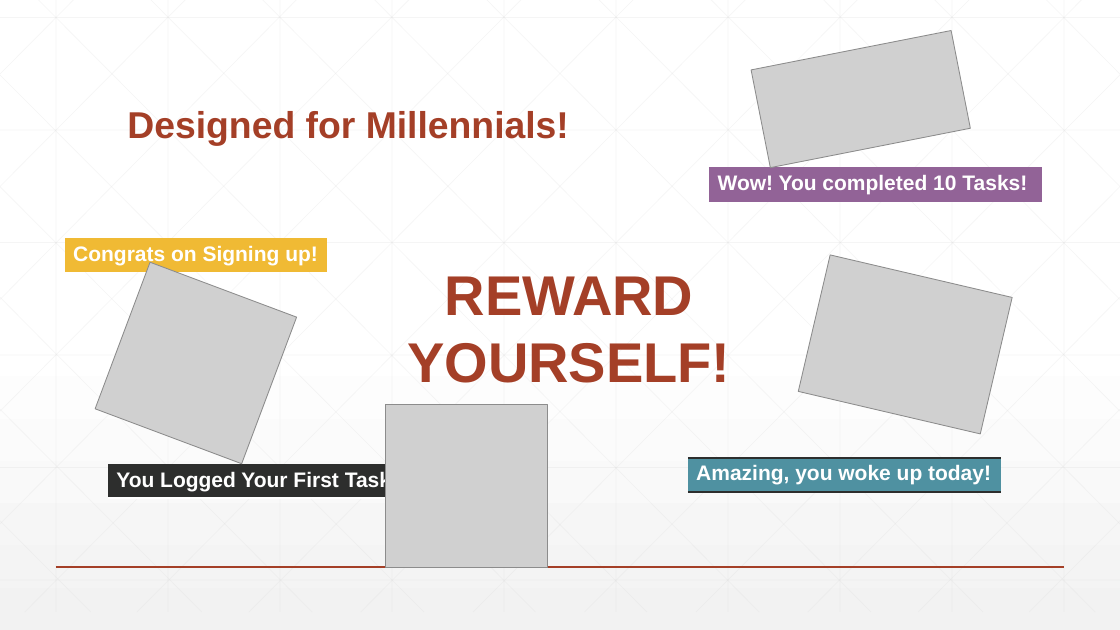
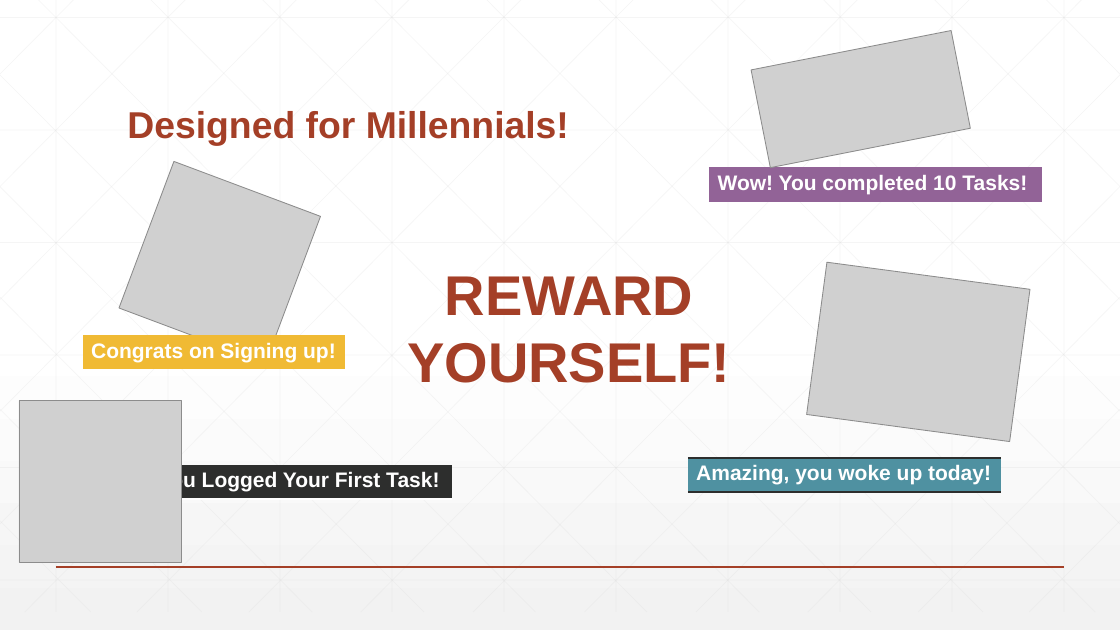
Before and after one commit to SudoKudo/Task-Manager, a slide deck: slide 8 of Presentation/Task Manager.pptx. Drawn at 1120x630 pixels with LibreOffice and Linux fonts; fonts in the diff are those of the drawing; grey boxes stand for pictures. Boxes give left, top, right and bottom in pixels: in the first picture for what was removed or moved away, otherwise in the second. Text is boxed around its words. In the diff, an @@ line names an element or a change of style, - is before the commit and + after.

```diff
--- a/Presentation/Task Manager.pptx
+++ b/Presentation/Task Manager.pptx
@@ picture: place and size @@
-picture at [95, 262, 296, 464]
+picture at [119, 162, 320, 363]
@@ picture at [807, 263, 1030, 442]: rotation 13 to 7 degrees @@
@@ table: place and size @@
-table at [65, 238, 327, 272]
+table at [82, 335, 344, 370]
@@ picture: place and size @@
-picture at [386, 405, 548, 567]
+picture at [19, 401, 181, 563]
@@ table: place and size @@
-table at [108, 464, 412, 498]
+table at [150, 465, 453, 499]
```
Also in this commit, not shown: 4 other slides changed.
